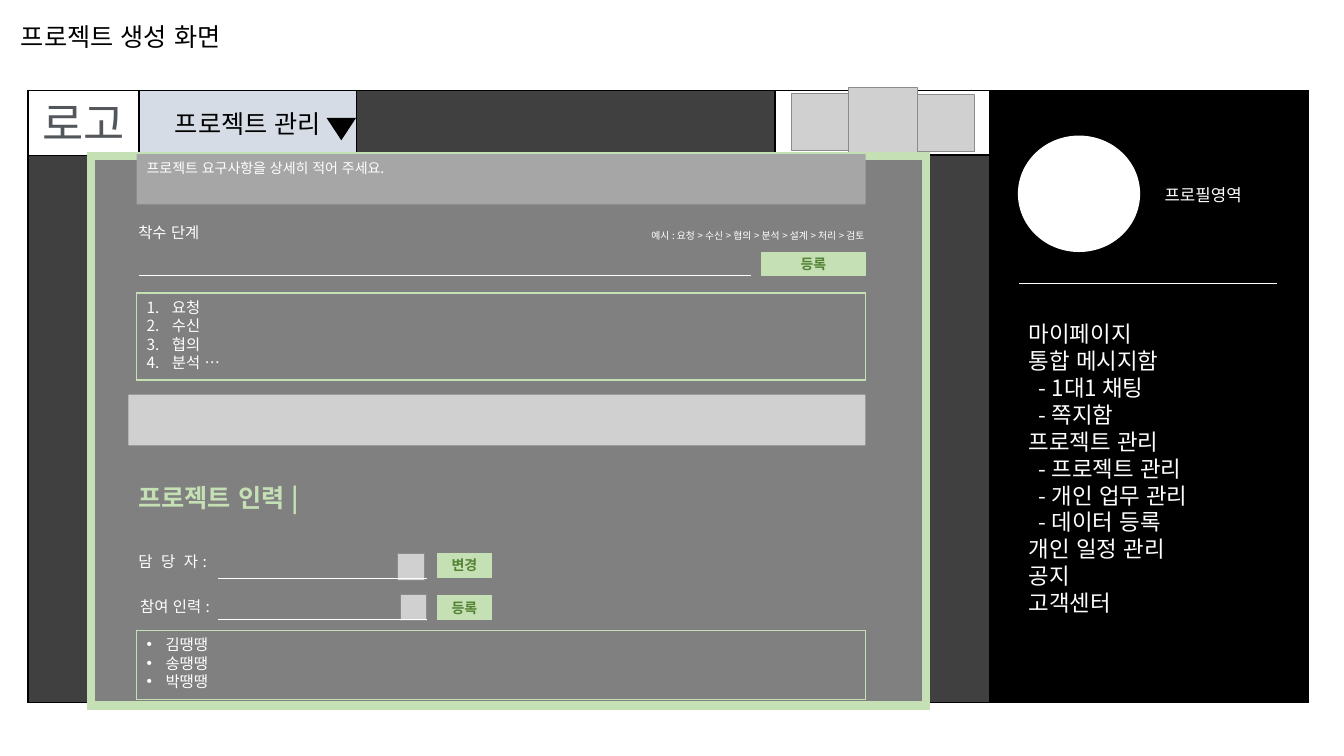
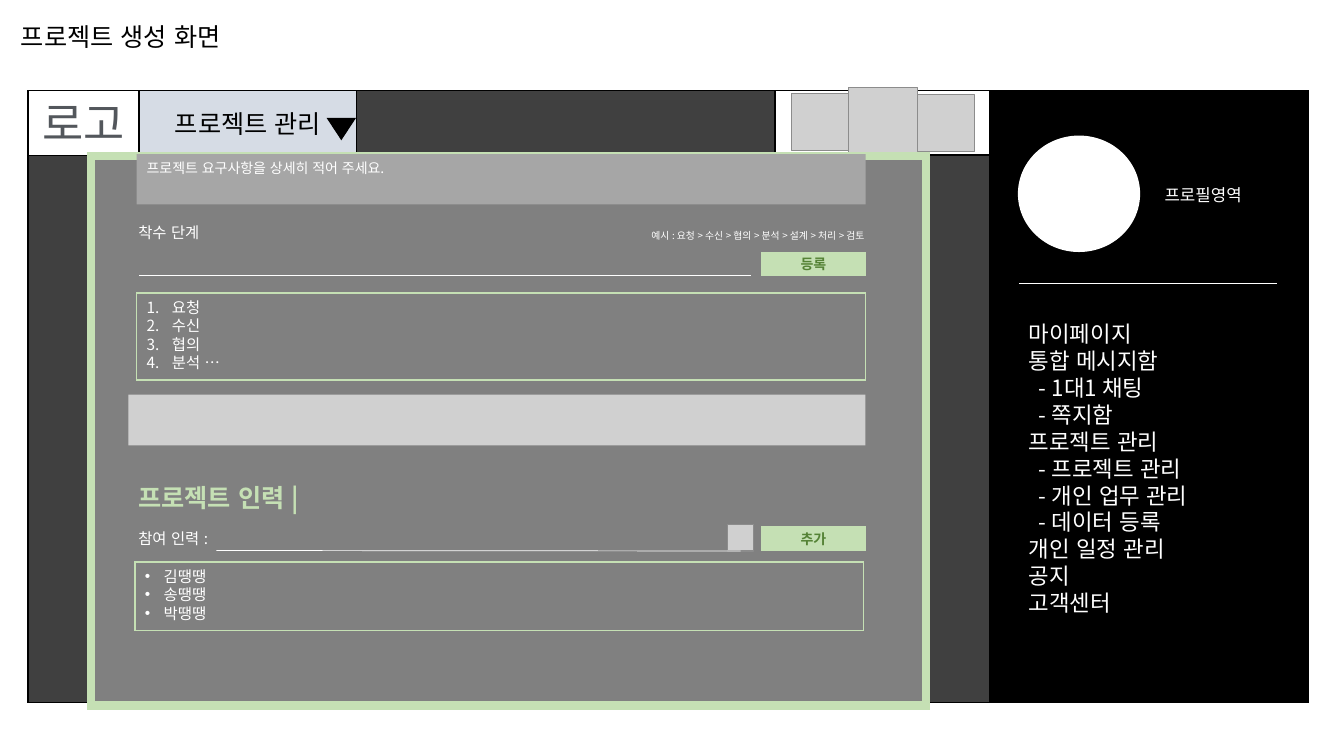
Before and after one commit to sgyoung96/Project_Management, a slide deck: slide 10 of docs/화면 설계.pptx. Drawn at 1344x756 pixels with LibreOffice and Linux fonts; fonts in the diff are those of the drawing; grey boxes stand for pictures; background and template pictures are left out. Boxes give left, top, right and bottom in pixels: in the first picture for what was removed or moved away, otherwise in the second. Text is boxed around its words. In the diff, an @@ line names an element or a change of style, - is before the commit and + after.

```diff
--- a/docs/화면 설계.pptx
+++ b/docs/화면 설계.pptx
@@ text "참여 인력 :": place and size @@
-text "참여 인력 :" at box(140, 599, 201, 613)
+text "참여 인력 :" at box(138, 531, 199, 545)
@@ picture: place and size @@
-picture at box(400, 595, 426, 621)
+picture at box(728, 524, 754, 551)
@@ rectangle added at box(761, 527, 865, 551), fill #C5E0B4, outline #C5E0B4 1 pt, 10 pt, text #548235, bold @@
+추가
@@ rectangle "김땡땡": place and size @@
-rectangle "김땡땡" at box(137, 630, 866, 699)
+rectangle "김땡땡" at box(135, 562, 864, 630)
@@ text removed at box(138, 554, 198, 568) @@
-담 당 자 :
@@ line moved from (218, 619) - (427, 619) to (217, 551) - (741, 552) @@
@@ picture removed at box(398, 554, 424, 580) @@
@@ rectangle removed at box(438, 554, 491, 577) @@
-변경
@@ line removed from (218, 579) to (427, 579) @@
@@ rectangle removed at box(438, 596, 491, 619) @@
-등록
```
Also in this commit, not shown: 10 other slides changed, 1 other file.
